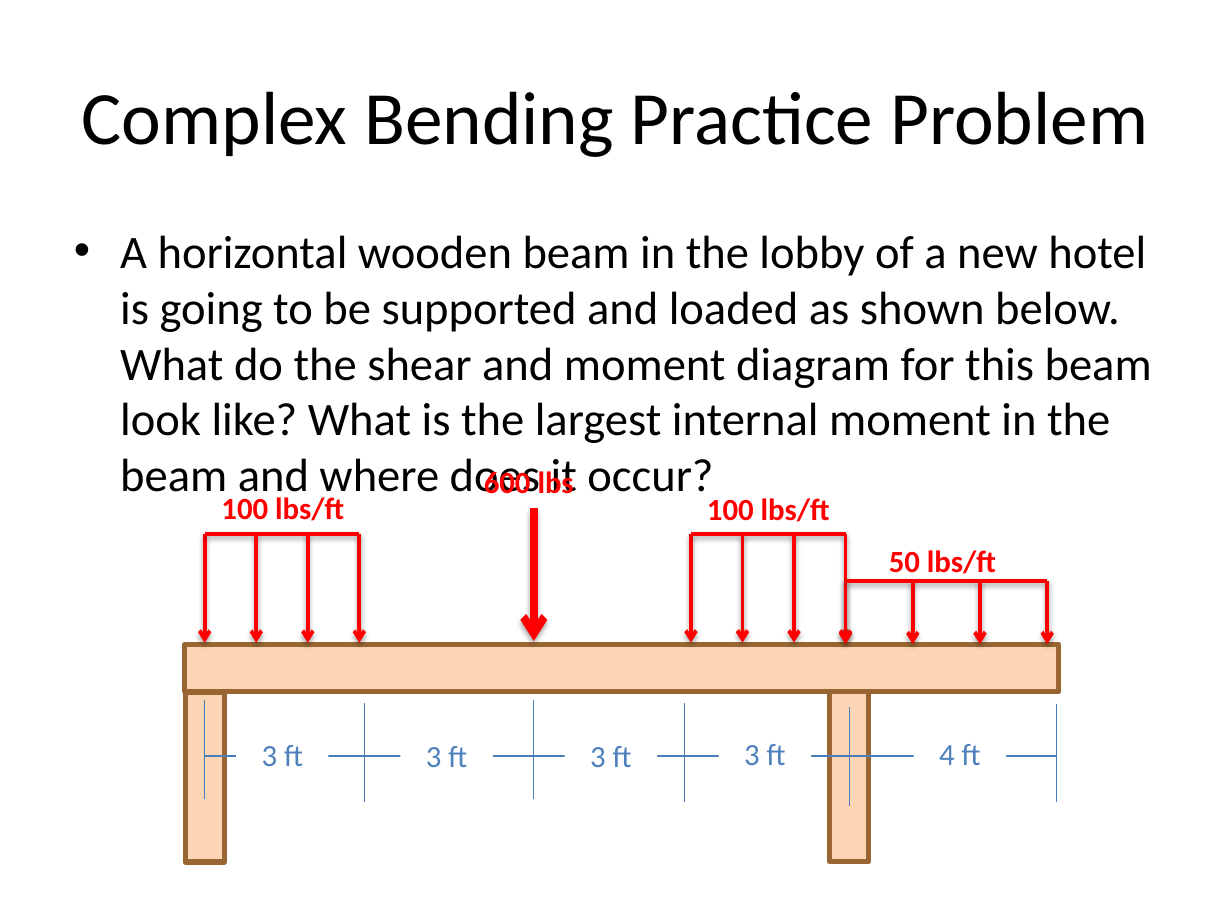
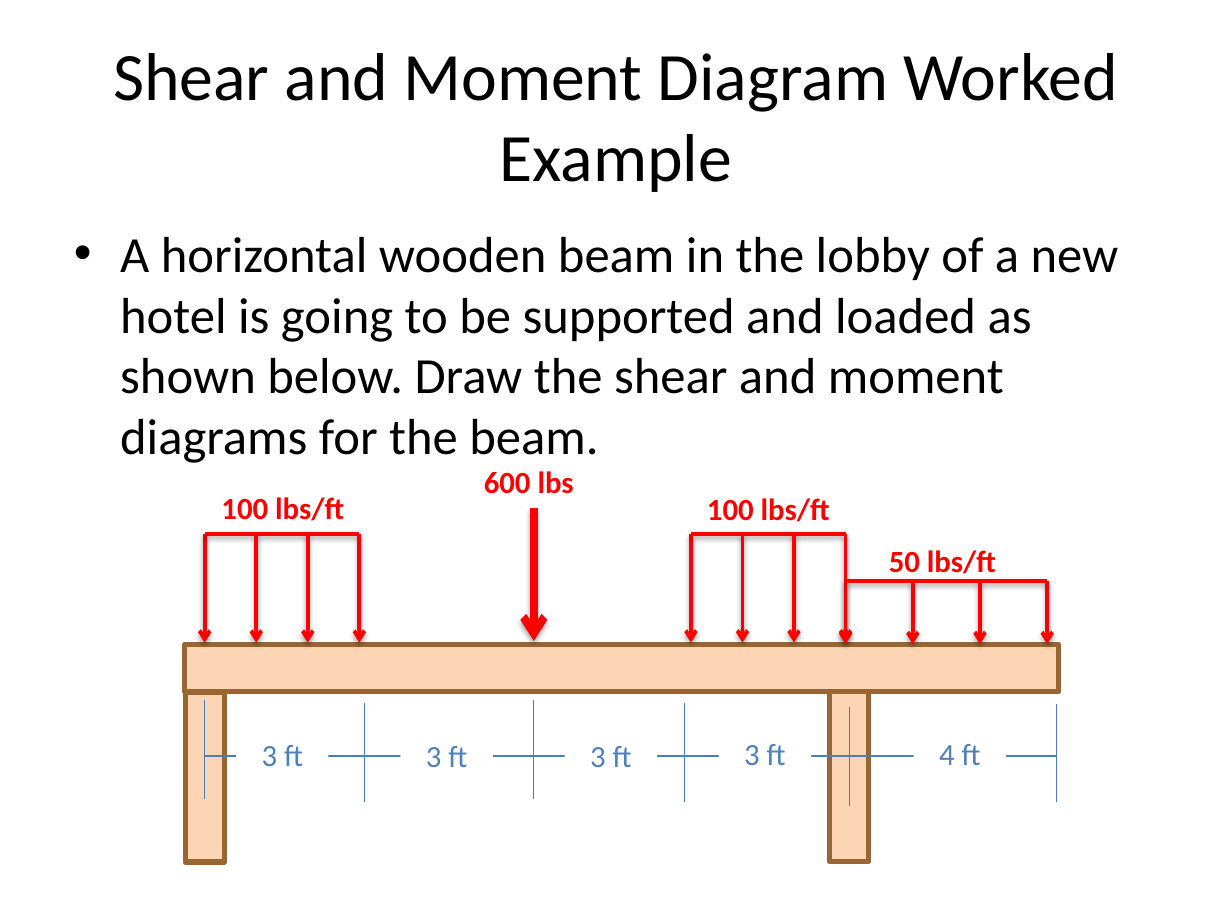
Before and after one commit to JacobMoore/mechanics_textbook, a slide deck: slide 12 of Lecture Slides/VideoLectureSlides/6.4.pptx. Drawn at 1232x924 pixels with LibreOffice and Linux fonts; fonts in the diff are those of the drawing. Boxes give left, top, right and bottom in pixels: in the first picture for what was removed or moved away, otherwise in the second. Text is boxed around its words. In the diff, an @@ line names an element or a change of style, - is before the commit and + after.

Commit message:
Chapter 6 Worked Problems
Added Worked problems to sections 6.2, 6.3, and 6.4

```diff
--- a/Lecture Slides/VideoLectureSlides/6.4.pptx
+++ b/Lecture Slides/VideoLectureSlides/6.4.pptx
@@ title at (113,53,1118,192): text changed; size 44 to 39.6 pt @@
-Complex Bending Practice Problem
+Shear and Moment Diagram Worked Example
@@ text at (120,237,1119,463): text changed; size 27.2 to 29.6 pt @@
-• A horizontal wooden beam in the lobby of a new hotel is going to be supported and loaded as shown below. What do the shear and moment diagram for this beam look like? What is the largest internal moment in the beam and where does it occur?
+• A horizontal wooden beam in the lobby of a new hotel is going to be supported and loaded as shown below. Draw the shear and moment diagrams for the beam.
```
Also in this commit, not shown: 1 other slide changed, 18 other files.
